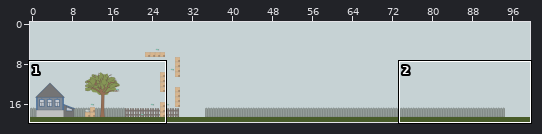
An edit to a level. Tiled map, maps/map.tmx. The picture above shows the old version from afar; the outline marks the close-up.
Close-up. Before the commit:
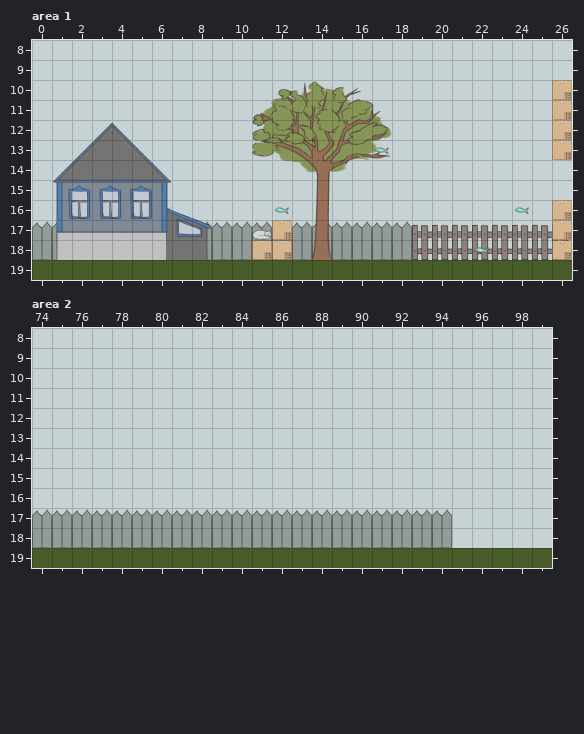
Cells are 200x200 px. Shown: area 1 x 0..26, y 8..19; area 2 x 74..99, y 8..19. The commit also changed other parts of the map, which this record leaves out. Tiles whose own drawing changed are shown in their newer look in all pictures.
Once edited:
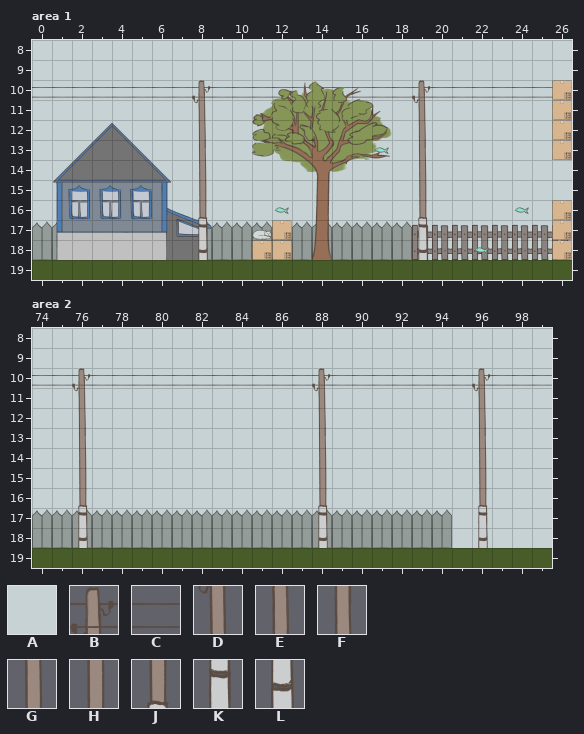
Key: from "tileset": A 11, B 53, C 54, D 64, E 75, F 86, G 97, H 108, J 119, K 130, L 141.
_ is an empty cell.
Tiles of an added or newly shown layer are drawn over the layers below it.
The edit:
Layer "pillar" (added), area 1:
y 10: x 0..25 __________________________ -> CCCCCCCCBCCCCCCCCCCBCCCCCC
y 11: x 8 _ -> D; x 19 _ -> D
y 12: x 8 _ -> E; x 19 _ -> E
y 13: x 8 _ -> F; x 19 _ -> F
y 14: x 8 _ -> G; x 19 _ -> G
y 15: x 8 _ -> H; x 19 _ -> H
y 16: x 8 _ -> J; x 19 _ -> J
y 17: x 8 _ -> K; x 19 _ -> K
y 18: x 8 _ -> L; x 19 _ -> L
Layer "tree", area 1:
y 10: x 11 A -> _
Layer "pillar" (added), area 2:
y 10: x 74..99 __________________________ -> CCBCCCCCCCCCCCBCCCCCCCBCCC
y 11: x 76 _ -> D; x 88 _ -> D; x 96 _ -> D
y 12: x 76 _ -> E; x 88 _ -> E; x 96 _ -> E
y 13: x 76 _ -> F; x 88 _ -> F; x 96 _ -> F
y 14: x 76 _ -> G; x 88 _ -> G; x 96 _ -> G
y 15: x 76 _ -> H; x 88 _ -> H; x 96 _ -> H
y 16: x 76 _ -> J; x 88 _ -> J; x 96 _ -> J
y 17: x 76 _ -> K; x 88 _ -> K; x 96 _ -> K
y 18: x 76 _ -> L; x 88 _ -> L; x 96 _ -> L
Pixel boxes of the changes (left, top, right, bottom) in both close-ups:
changed: (32, 80, 552, 260)
added: (32, 368, 552, 548)
